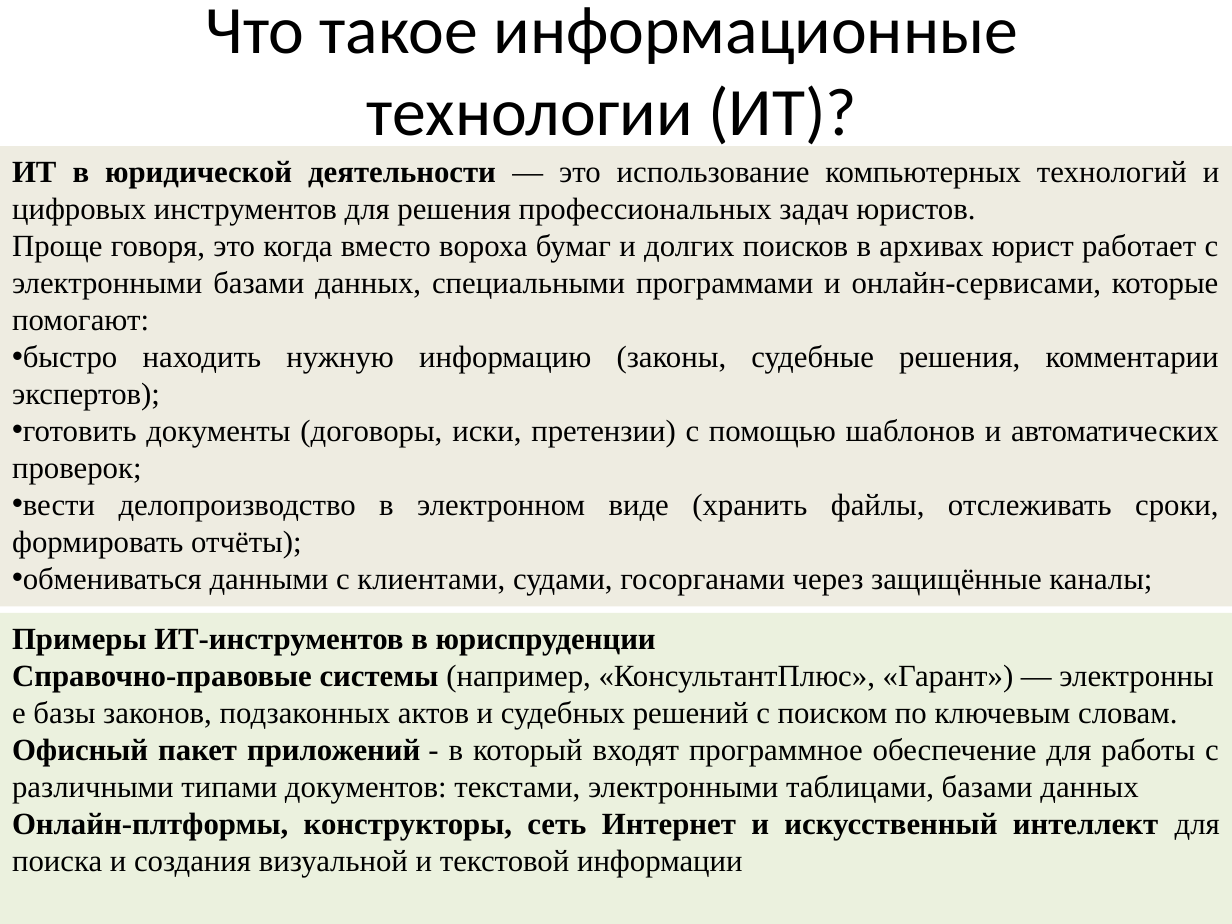
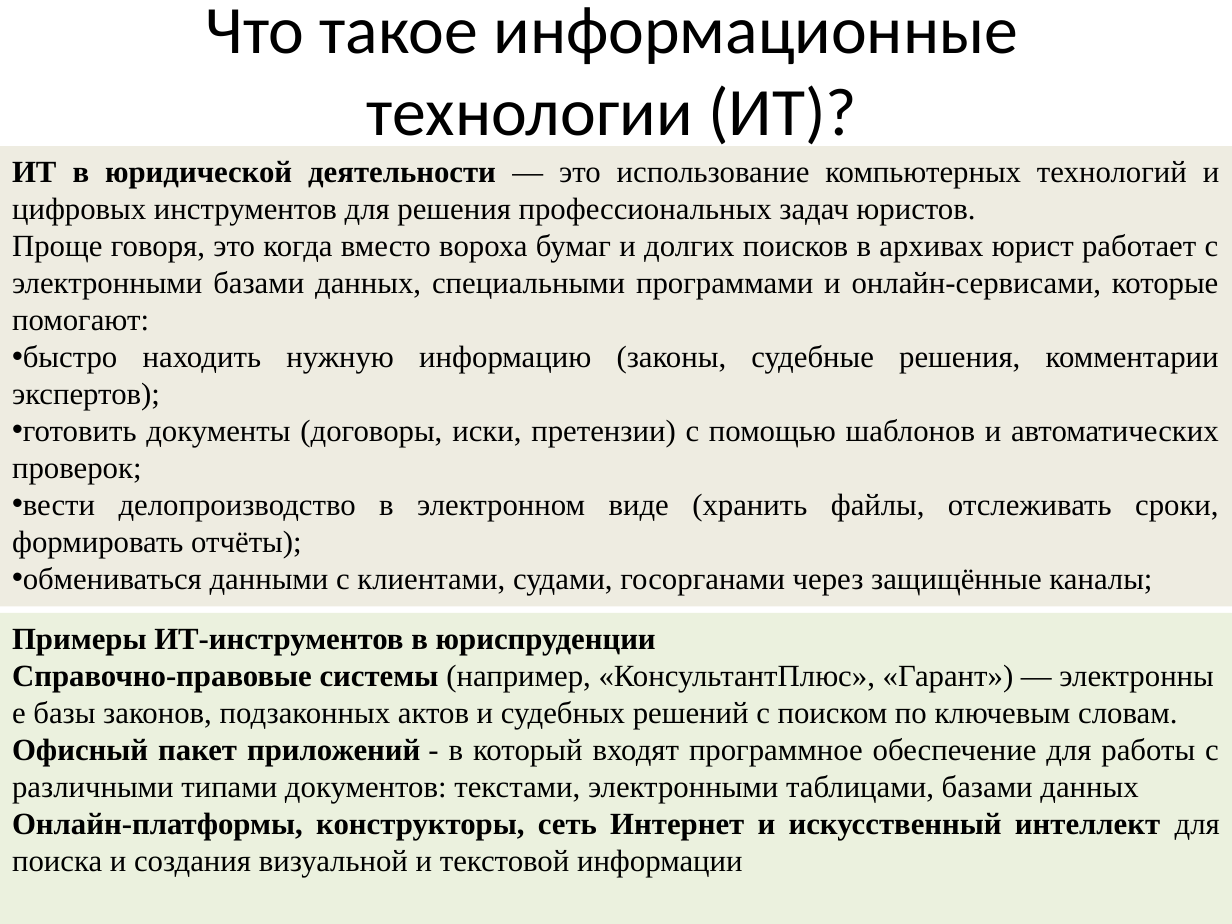
Before and after one commit to mbdatateach/site, a slide deck: slide 3 of 1юпсп/Теоретический материал.pptx (slide 2 before the commit). Drawn at 1232x924 pixels with LibreOffice and Linux fonts; fonts in the diff are those of the drawing. Boxes give left, top, right and bottom in pixels: in the first picture for what was removed or moved away, otherwise in the second. Text is boxed around its words. In the diff, an @@ line names an element or a change of style, - is before the commit and + after.

```diff
--- a/1юпсп/Теоретический материал.pptx
+++ b/1юпсп/Теоретический материал.pptx
@@ text in rectangle at box(12, 812, 1220, 877): text changed @@
-Онлайн-плтформы, конструкторы, сеть Интернет и искусственный интеллект для поиска и создания визуальной и текстовой информации
+Онлайн-платформы, конструкторы, сеть Интернет и искусственный интеллект для поиска и создания визуальной и текстовой информации
```
Also in this commit, not shown: 6 other slides changed, 1 slide added, 1 other file.
